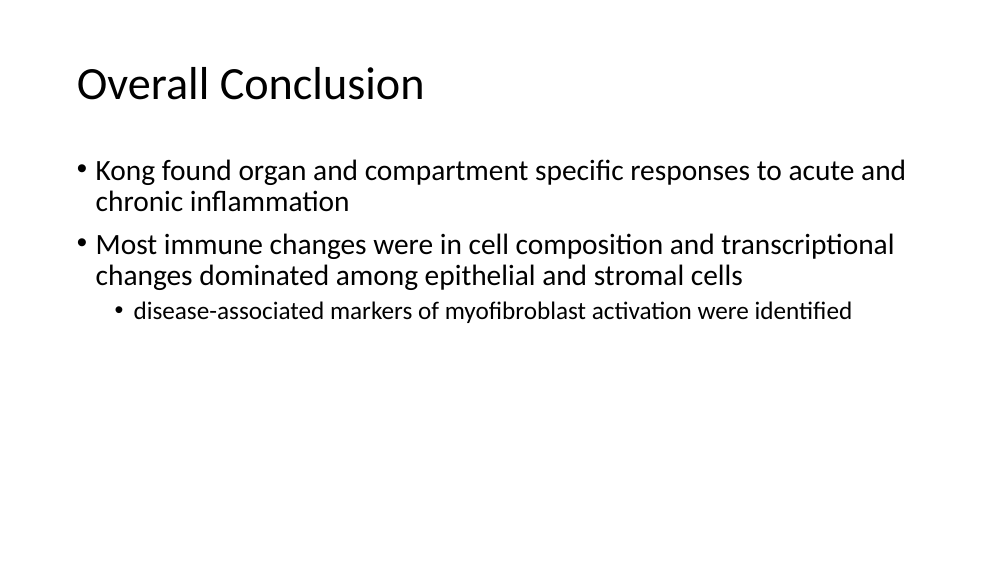
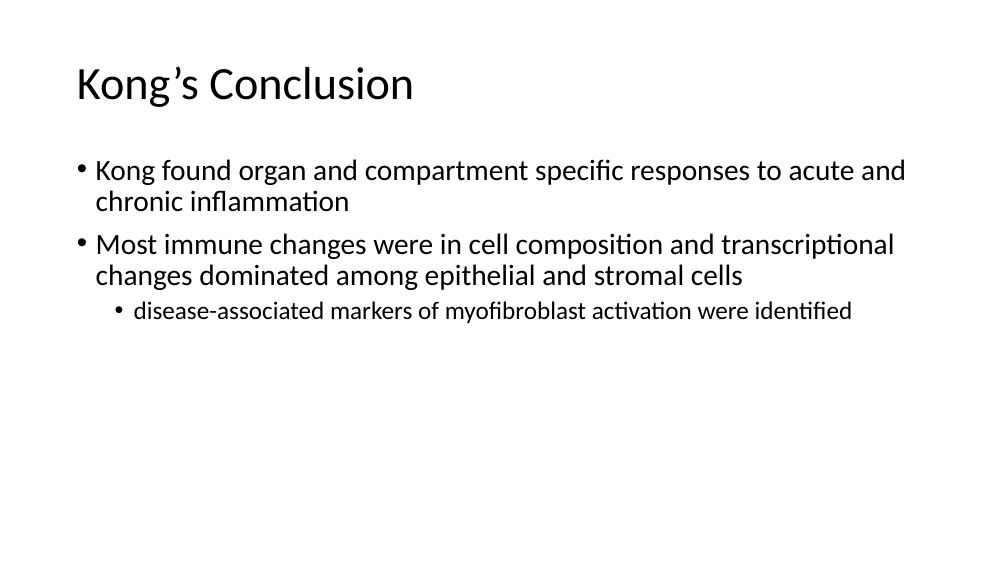
Before and after one commit to anthonylopes54/CPSC-445, a slide deck: slide 5 of cpsc445Presentation.pptx (slide 15 before the commit). Drawn at 1008x567 pixels with LibreOffice and Linux fonts; fonts in the diff are those of the drawing. Boxes give left, top, right and bottom in pixels: in the first picture for what was removed or moved away, otherwise in the second. Text is boxed around its words. In the diff, an @@ line names an element or a change of style, - is before the commit and + after.

```diff
--- a/cpsc445Presentation.pptx
+++ b/cpsc445Presentation.pptx
@@ title at box(77, 66, 414, 107): text changed @@
-Overall Conclusion
+Kong’s Conclusion
```
Also in this commit, not shown: 1 other slide changed, 4 other files.
